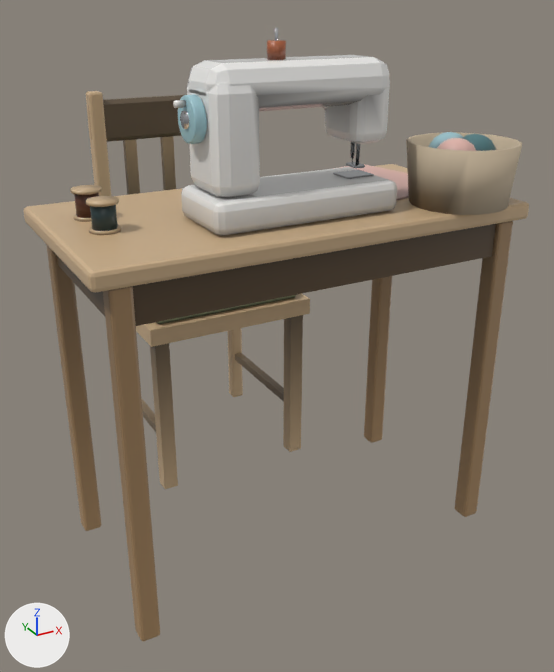
An edit to the glTF model web/public/assets/models/hobbies/sewingTable.glb, drawn before and after from the same camera.
Before and after are seen from a camera (50 mm lens) standing at (-0.728, -1.515, 1.125) and looking at (0.045, -0.109, 0.422). Arrows for +X, +Y and +Z are at lower left; the lights stay in place. The older version comes first. Vertices at exactly the same position are counted once.

Before the edit, the objects in view are built like this:
```python
me_body = bpy.data.meshes.new('body')
me_body.from_pydata(...)  # 1522 vertices, 2864 faces; spans x -0.45..0.45, y -0.47..0.42, z 0.0..1.08
me_body.materials.append(mat_sew_table)
me_body.materials.append(mat_sew_legs)
me_body.materials.append(mat_brass)
me_body.materials.append(mat_machine)
me_body.materials.append(mat_machine_trim)
me_body.materials.append(mat_chrome)
me_body.materials.append(mat_thread_red)
me_body.materials.append(mat_fabric_pink)
me_body.materials.append(mat_thread_teal)
me_body.materials.append(mat_basket)
me_body.materials.append(mat_sew_pad)
me_handwheel = bpy.data.meshes.new('handwheel')
me_handwheel.from_pydata(...)  # 184 vertices, 356 faces; spans x -0.03..0.015, y -0.04..0.04, z -0.04..0.04
# faces by material slot: [284, 44, 28]
me_handwheel.materials.append(mat_machine_trim)
me_handwheel.materials.append(mat_chrome)
me_handwheel.materials.append(mat_machine)
ob_body = bpy.data.objects.new('body', me_body)
ob_body.location = (0.0, 0.0, 0.0)
ob_handwheel = bpy.data.objects.new('handwheel', me_handwheel)
ob_handwheel.location = (-0.212, -0.28, 0.94)
```
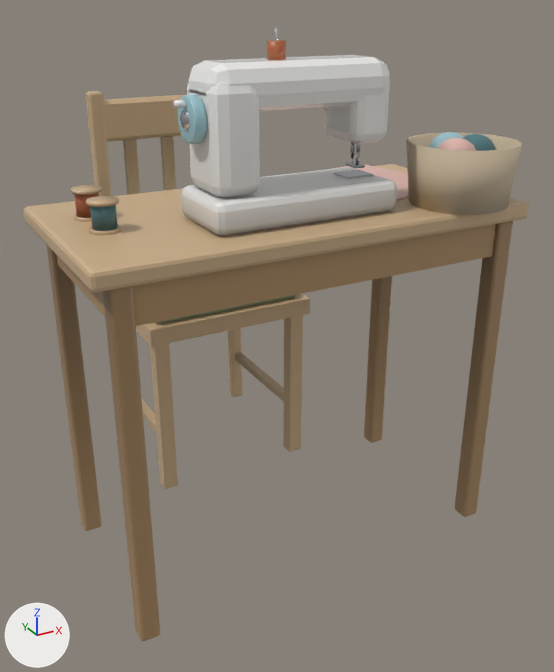
The change in detail:
me_body has 1522 vertices, 2864 faces and spans x -0.45..0.45, y -0.47..0.42, z 0.0..1.08.
me_body is used by ob_body; location (0.0, 0.0, 0.0).
me_body part 1: 1149 kept faces spanning x -0.42..0.43, y -0.457..0.415, z 0.0..1.08 get new vertex colours; the middle colour goes from grey #9c9c9c to white #ffffff.

Pixel boxes (x1, y1, x2, y2) of what changed, in the pictures (554 x 672 px):
part 1 of me_body, recoloured (lighter): (57, 34, 499, 459) in both
